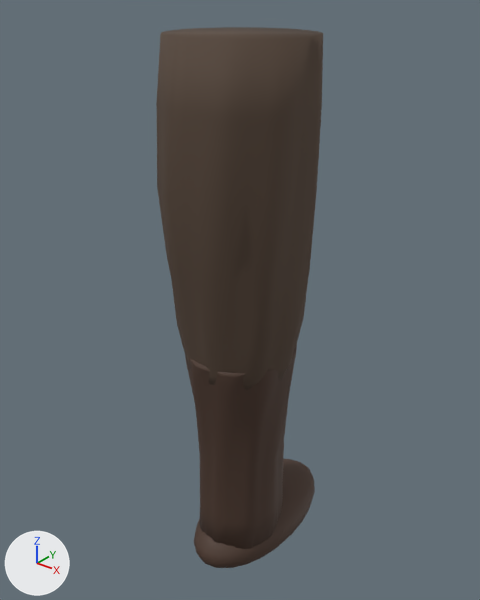
Renders of the FBX model Unreal/TibetPilgrimage/Assets/Figures/PilgrimLeftLeg.fbx from each side of a commit.
Camera for both pictures: a 50 mm camera at (0.551, -0.692, 0.082) aimed at (-0.032, 0.037, -0.37). Every picture has the same lights, and +X, +Y and +Z are marked at lower left. The picture after the commit comes second. Where no turn or scale is listed for an object, it has been applied to the vertices.

Names of what the first picture shows: 'PilgrimLeftLeg'.
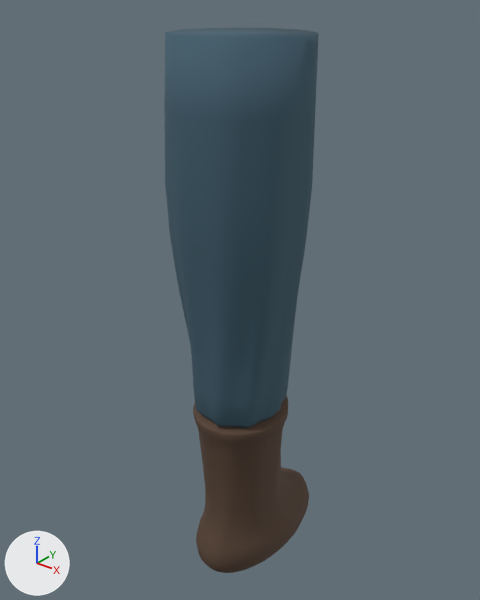
What the commit changed:
Material 'PilgrimBootLeather' (mat_pilgrimbootleather) is new.
Its base color is (0.091, 0.052, 0.031) (brown #554031).
Its roughness is 0.83.
Material 'PilgrimIndigo' (mat_pilgrimindigo) is new.
Its base color is (0.046, 0.105, 0.146) (dark blue #3d5b6b).
Its roughness is 0.83.
me_pilgrimleftleg is used by ob_pilgrimleftleg; location (0.0, 0.0, 0.0).
me_pilgrimleftleg had 714 vertices, 676 faces and spanned x -0.109..0.106, y -0.12..0.195, z -0.839..0.02.
me_pilgrimleftleg no longer uses material mat_leather (brown #4a352a).
me_pilgrimleftleg no longer uses material mat_wool (brown #544336).
me_pilgrimleftleg now has 1008 vertices, 940 faces and spans x -0.1..0.097, y -0.103..0.177, z -0.826..0.02.
me_pilgrimleftleg part 1: the loose piece of 224 vertices spanning x -0.109..0.106, y -0.12..0.108, z -0.46..0.02 is rebuilt with 468 vertices and now spans x -0.1..0.097, y -0.103..0.096, z -0.59..0.02, in mat_pilgrimindigo (dark blue #3d5b6b).
me_pilgrimleftleg part 2: 489 vertices removed from x -0.085..0.083, y -0.101..0.195, z -0.839..-0.42; 539 vertices added at x -0.074..0.075, y -0.092..0.177, z -0.826..-0.53.
me_pilgrimleftleg gains material mat_pilgrimindigo (dark blue #3d5b6b).
me_pilgrimleftleg gains material mat_pilgrimbootleather (brown #554031).

Changed parts and their boxes [x1, y1, x2, y2] in the pictures (480 x 600 px; the box of a moved part takes in the faces that stretch with it):
'PilgrimLeftLeg', reshaped (7% narrower): before [156, 27, 323, 568]; after [164, 28, 319, 573]
part 1 of me_pilgrimleftleg, rebuilt (7% narrower, 10% taller): before [156, 27, 323, 390]; after [164, 28, 319, 428]
part 2 of me_pilgrimleftleg, moved or reshaped: before [185, 345, 315, 568]; after [193, 396, 309, 573]
